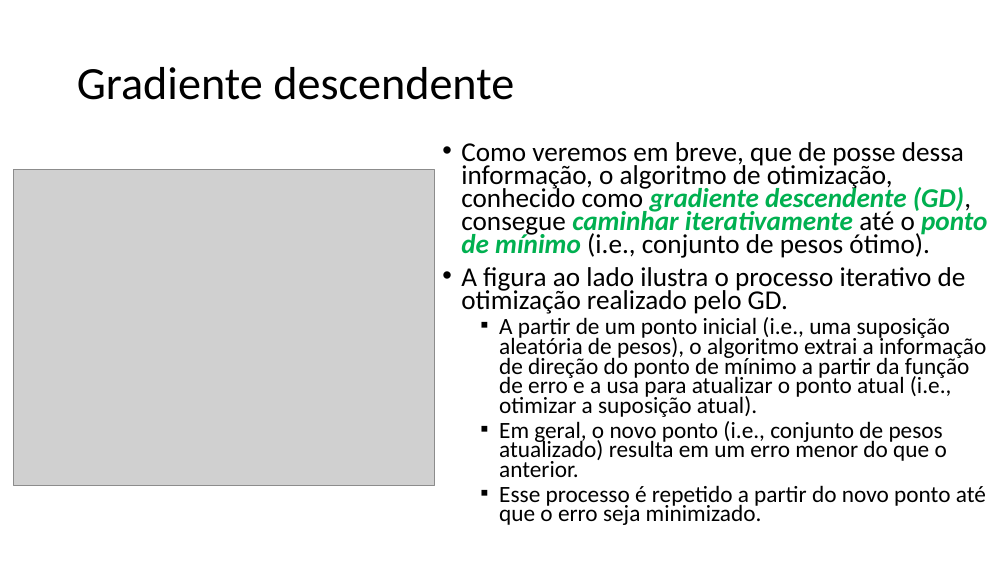
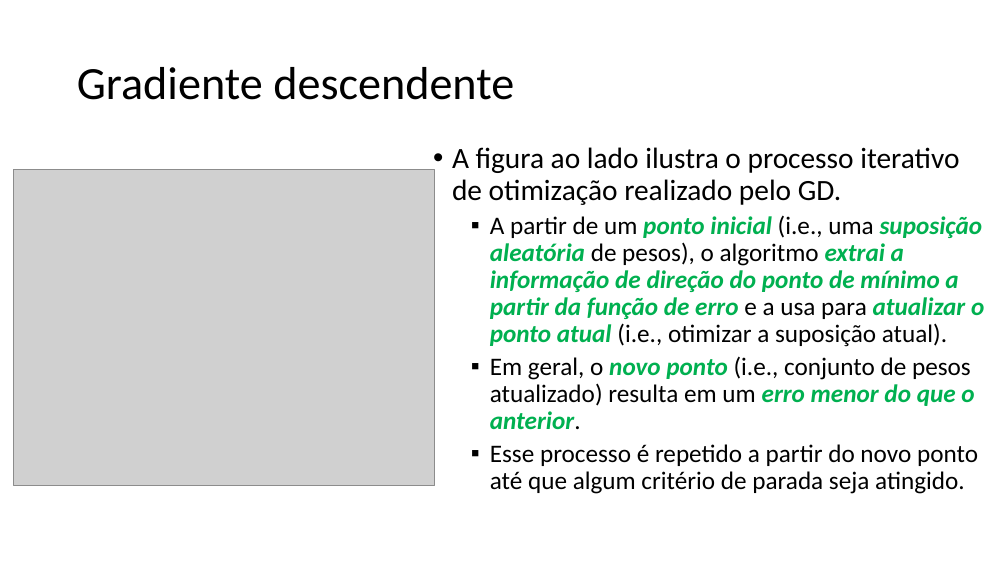
Before and after one commit to zz4fap/tp557-iot-ml, a slide deck: slide 29 of slides/TP557_5_Medindo_a_precisão_de_um_modelo_de_ML.pptx (slide 22 before the commit). Drawn at 1008x567 pixels with LibreOffice and Linux fonts; fonts in the diff are those of the drawing; grey boxes stand for pictures. Boxes give left, top, right and bottom in pixels: in the first picture for what was removed or moved away, otherwise in the second. Text is boxed around its words. In the diff, an @@ line names an element or a change of style, - is before the commit and + after.

```diff
--- a/slides/TP557_5_Medindo_a_precisão_de_um_modelo_de_ML.pptx
+++ b/slides/TP557_5_Medindo_a_precisão_de_um_modelo_de_ML.pptx
@@ text "A figura ao lado ilustra ...": place and size @@
-text "A figura ao lado ilustra ..." at box(461, 142, 987, 525)
+text "A figura ao lado ilustra ..." at box(452, 147, 984, 494)
@@ text at box(452, 147, 984, 430): size 25.9 to 28 pt in "A figura ao lado ilustra o processo ..."; size 22.2 to 24 pt in "A partir de um ponto inicial (i.e., ...", "Em geral, o novo ponto (i.e., conjunto ..."; text colour #000000 to #00B050, bold on, italic on in "ponto inicial suposição aleatória extrai a informação ...", "novo ponto erro menor do que o ..."; line spacing 0.7 to 0.9 @@
@@ text at box(461, 142, 987, 258): paragraph removed @@
-• Como veremos em breve, que de posse dessa informação, o algoritmo de otimização, conhecido como gradiente descendente (GD), consegue caminhar iterativamente até o ponto de mínimo (i.e., conjunto de pesos ótimo).
@@ text at box(490, 444, 978, 494): text changed; size 22.2 to 24 pt @@
-  ▪ Esse processo é repetido a partir do novo ponto até que o erro seja minimizado.
+  ▪ Esse processo é repetido a partir do novo ponto até que algum critério de parada seja atingido.
```
Also in this commit, not shown: 14 other slides changed, 7 slides added, 1 other file.
